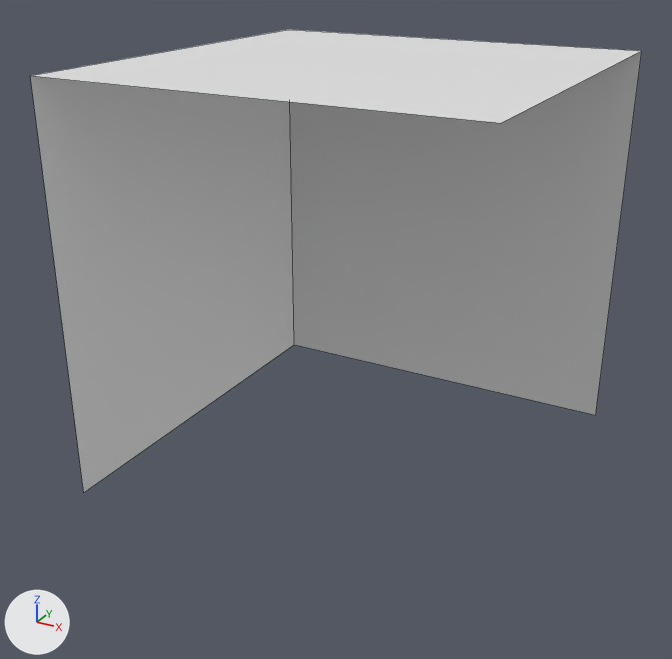
Renders of the FBX model MarbleMadness_NHSGA/Assets/Models/Ground_Wall.fbx from each side of a commit.
Before and after are seen from a 50 mm camera at (-0.522, -1.901, 1.288) aimed at (-1.526, -0.076, 0.376). Every picture has the same lights, and +X, +Y and +Z are marked at lower left. Mesh edges are drawn as thin lines. Where no turn or scale is listed for an object, it has been applied to the vertices.

The first picture shows 'Ground_Wall'.
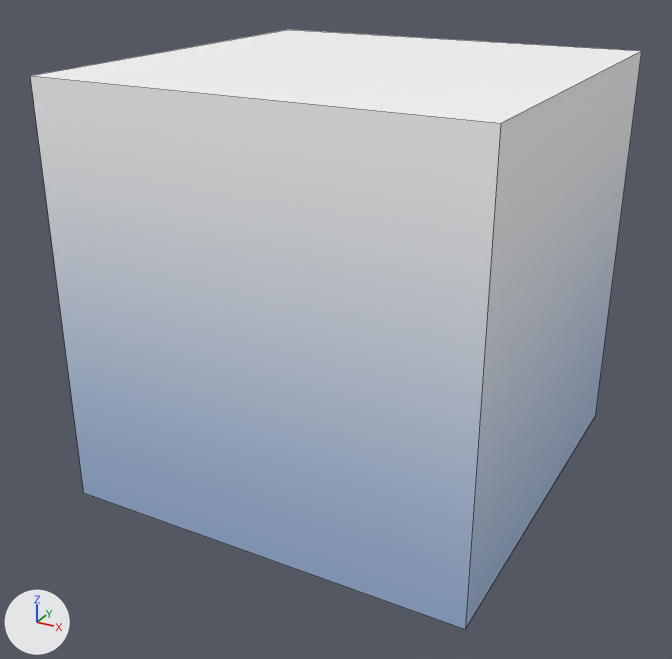
The newer file is also rescaled (x0.5), turned or shifted as a whole; pictures and numbers use the older file's frame.

What changed in the scene script:
```text
Add img_marble_madness_texture_png:
    img_marble_madness_texture_png = load_image('Marble Madness Texture.png', '../Materials/Marble Madness Texture.png', 1080, 1080, 'sRGB')
Add mat_material:
    mat_material = principled_material('Material')
    mat_material.texture = img_marble_madness_texture_png
Change me_cube_001:
    used by ob_ground_wall; location = (-1.5, 0.0, 0.5)
    verts and faces of me_cube_001; kept vertices keep their numbers, new ones are numbered from 7
    before: 0 (-0.5, -0.5, -0.5) at pixel (83, 492), 1 (-0.5, -0.5, 0.5) at pixel (30, 75), 4 (0.5, -0.5, 0.5) at pixel (500, 123), 5 (0.5, 0.5, -0.5) at pixel (595, 415), 6 (0.5, 0.5, 0.5) at pixel (641, 50)
    remove me_cube_001.from_pydata(...)  # 7 vertices, 3 faces; spans x -0.5..0.5, y -0.5..0.5, z -0.5..0.5
    add me_cube_001.from_pydata(...)  # 8 vertices, 5 faces; spans x -0.5..0.5, y -0.5..0.5, z -0.5..0.5
    me_cube_001 part 1
    add verts[7] = (0.5, -0.5, -0.5)  # pixel (465, 629)
    add faces += [(0, 7, 4, 1), (4, 7, 5, 6)]
    me_cube_001 part 2: 3 faces spanning x -0.5..0.5, y -0.5..0.5, z -0.5..0.5 switch from no material to mat_material (picture img_marble_madness_texture_png)
```

Location of each change, [x1, y1, x2, y2] in pixels of the pictures (672 x 659 px):
'Ground_Wall', reshaped (30% taller): before [30, 30, 642, 492]; after [30, 30, 642, 629]
part 1 of me_cube_001, added: after [30, 51, 642, 629]
part 2 of me_cube_001, recoloured: before [30, 30, 642, 492]; after [32, 30, 641, 123]
